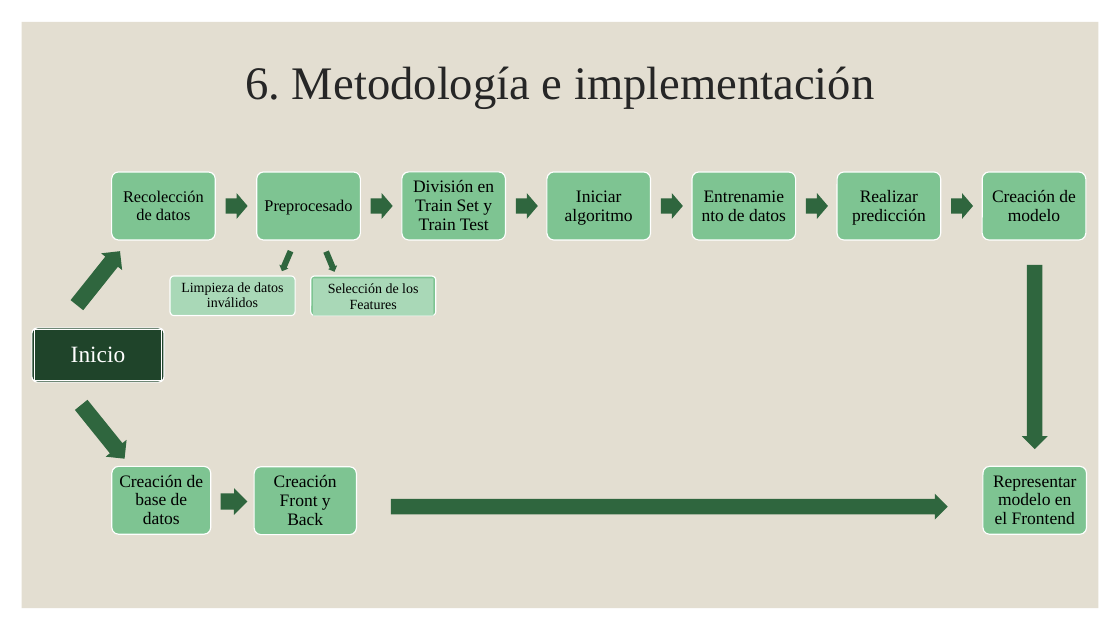
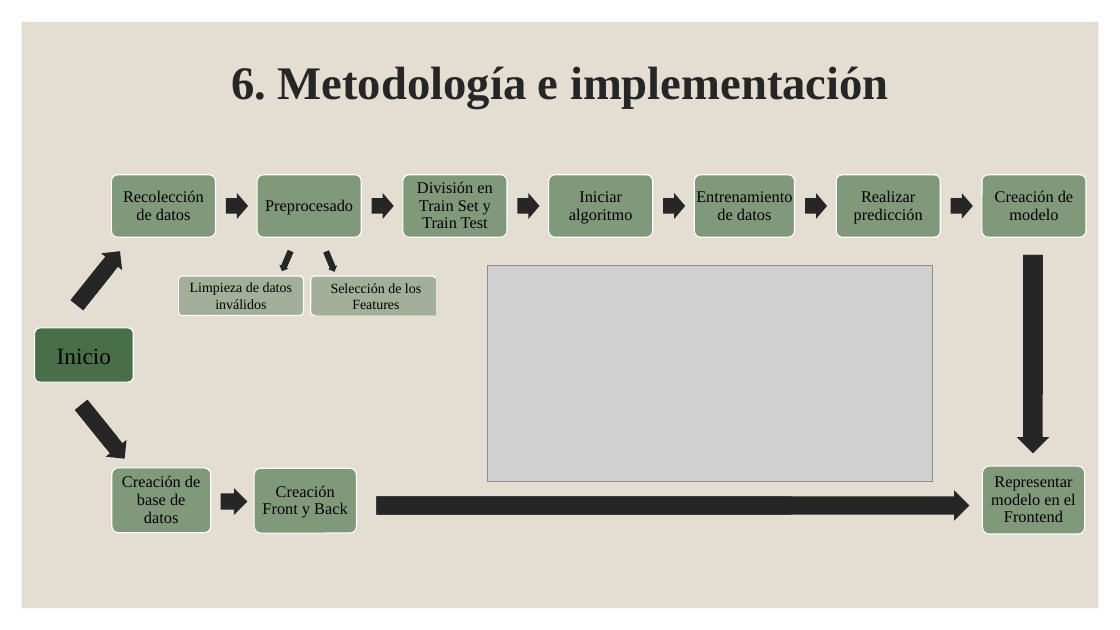
Before and after one commit to jperezlf/MPAIOT, a slide deck: slide 15 of Doc/Presentación TFG.pptx (slide 14 before the commit). Drawn at 1120x630 pixels with LibreOffice and Linux fonts; fonts in the diff are those of the drawing; grey boxes stand for pictures. Boxes give left, top, right and bottom in pixels: in the first picture for what was removed or moved away, otherwise in the second. Text is boxed around its words. In the diff, an @@ line names an element or a change of style, - is before the commit and + after.

```diff
--- a/Doc/Presentación TFG.pptx
+++ b/Doc/Presentación TFG.pptx
@@ title "6. Metodología e implementación" at (231,66,889,109): bold on @@
@@ fill #7EC492 to #81997B in 10 elements at (983,466,1086,534), (112,468,211,533), (255,468,357,533), (257,175,361,237), (837,175,941,237), (982,175,1086,237), (112,175,216,237), (549,175,653,237), (403,175,507,237), (695,175,795,237) @@
@@ size 15 to 14 pt in 8 elements at (262,485,348,518), (122,475,200,523), (991,476,1076,522), (854,190,923,224), (995,190,1073,220), (417,181,492,228), (569,191,633,224), (696,191,792,220) @@
@@ fill #2F663E to #262626 in 13 elements at (70,397,135,467), (66,243,130,313), (278,249,295,273), (321,250,339,274), (376,491,970,521), (1017,255,1050,453), (221,488,248,515), (226,193,248,219), (951,193,973,219), (371,193,393,219), (518,193,539,219), (663,193,685,219), (805,193,827,219) @@
@@ rectangle added at (71,262,114,310), fill #262626 @@
@@ rectangle added at (282,250,293,266), fill #262626 @@
@@ rectangle added at (324,250,335,266), fill #262626 @@
@@ picture added at (487,266,933,481) @@
@@ right arrow: place and size @@
-right arrow at (1022,266,1048,450)
+right arrow at (1017,255,1050,453)
@@ rectangle added at (1023,255,1043,394), fill #262626 @@
@@ rounded rectangle removed at (170,276,295,316) @@
@@ rounded rectangle "Limpieza de datos inválidos": place and size @@
-rounded rectangle "Limpieza de datos inválidos" at (172,277,292,314)
+rounded rectangle "Limpieza de datos inválidos" at (178,276,303,316)
@@ rounded rectangle "Limpieza de datos inválidos" at (178,276,303,316): line spacing 0.9 to 1; less space between paragraphs; rectangle to rounded rectangle; fill #A9D8B7 to #A3AF98; outline none to #FFFFFF 1 pt @@
@@ rounded rectangle at (311,276,436,316): fill #7EC492 to #A3AF98 @@
@@ rectangle "Selección de los Features" at (316,278,436,315): fill #A9D8B7 to #A3AF98 @@
@@ rounded rectangle removed at (32,328,164,382) @@
@@ rounded rectangle "Inicio": place and size @@
-rounded rectangle "Inicio" at (34,329,162,381)
+rounded rectangle "Inicio" at (34,328,133,382)
@@ rounded rectangle "Inicio" at (34,328,133,382): text colour #FFFFFF to #000000; line spacing 0.9 to 1; less space between paragraphs; rectangle to rounded rectangle; fill #1F442A to #496F48; outline #FFFFFF 0.75 pt to #FFFFFF 1 pt @@
@@ rectangle added at (75,400,118,448), fill #262626 @@
@@ right arrow: place and size @@
-right arrow at (391,494,948,520)
+right arrow at (376,491,970,521)
@@ rectangle added at (376,497,791,515), fill #262626 @@
```
Also in this commit, not shown: 19 other slides changed, 2 slides added, 1 slide removed.
